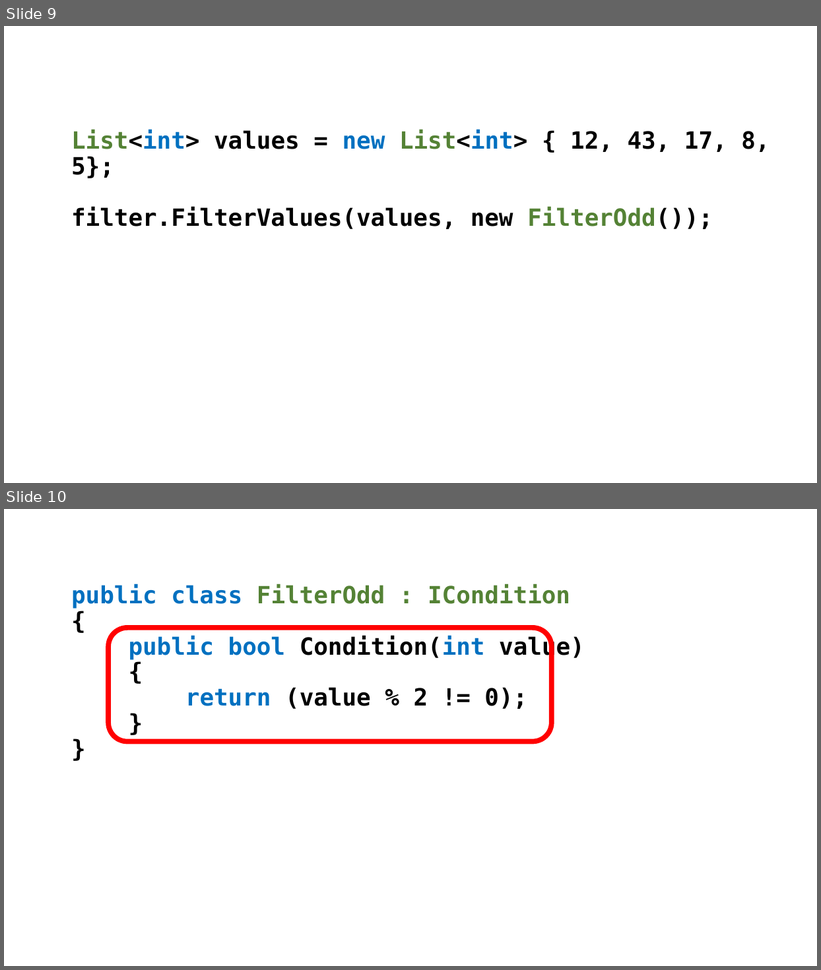
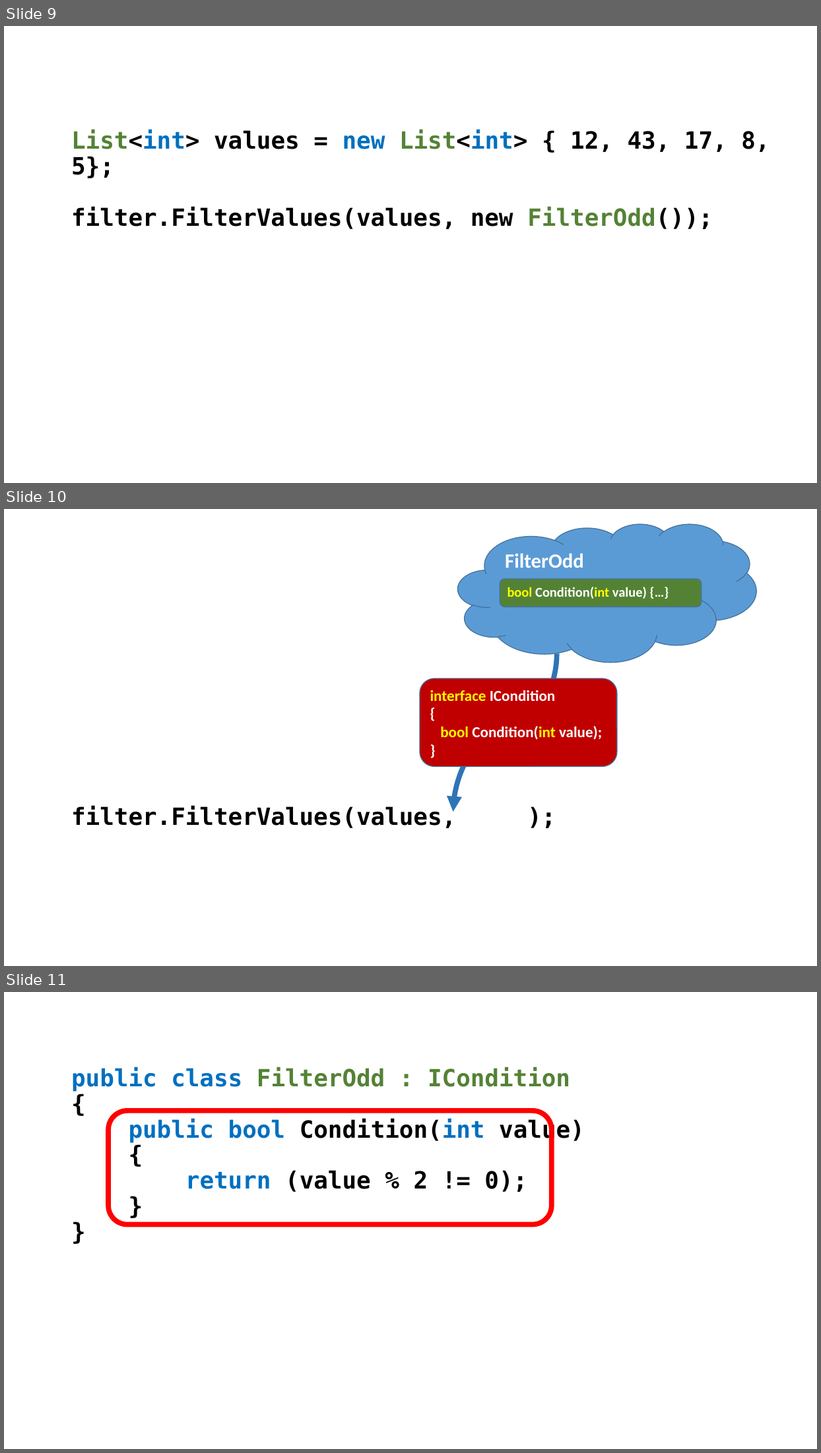
Before and after one commit to perl-easj/OOProg, a slide deck: Chap/OOProg02/Presentations/FuncAsParam.pptx. Shown one above the other, each under a label of ours: slides 9 and 10 before the commit, slides 9, 10 and 11 after it. The pictures are 821x970 and 821x1453 pixels, drawn with LibreOffice and Linux fonts; fonts in the diff are those of the drawing. Boxes give left, top, right and bottom in pixels: in the first picture for what was removed or moved away, otherwise in the second. Text is boxed around its words. In the diff, an @@ line names an element or a change of style, - is before the commit and + after.

```diff
--- a/Chap/OOProg02/Presentations/FuncAsParam.pptx
+++ b/Chap/OOProg02/Presentations/FuncAsParam.pptx
@@ slide 10 added at bbox=[4, 509, 817, 966], background #FFFFFF @@
@@ cloud added at bbox=[458, 524, 756, 662], fill #5B9BD5, outline #43739E 1 pt, 24 pt, text #FFFFFF, bold @@
+FilterOdd
@@ rounded rectangle added at bbox=[500, 579, 701, 607], fill #548235, outline #43739E 1 pt, 16 pt, text #FFFFFF, bold @@
+bool Condition(int value) {…}
@@ curved arrow added from (557, 654) to (453, 812), #2E75B6 6 pt @@
@@ rounded rectangle added at bbox=[420, 679, 618, 766], fill #C00000, outline #43739E 1 pt, 18 pt, text #FFFFFF, bold @@
+interface ICondition
+{
+bool Condition(int value);
+}
@@ text added at bbox=[71, 806, 456, 828], 28 pt, text #000000, bold @@
+filter.FilterValues(values, );
@@ what was slide 10 is now slide 11 @@
```
Also in this commit, not shown: 4 other slides added, 1 other file.
